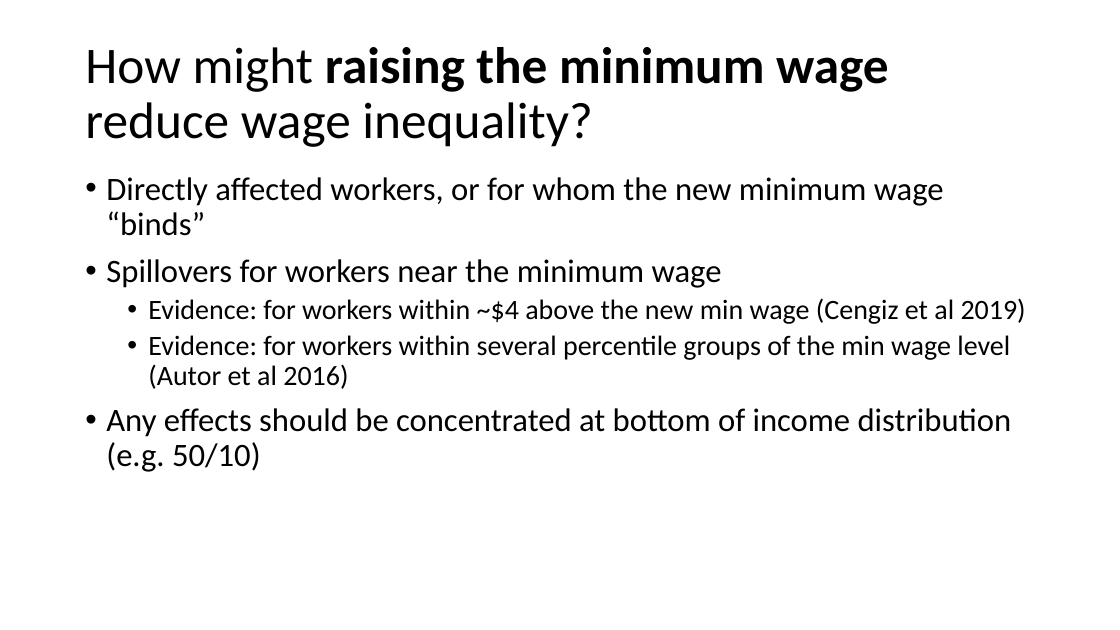
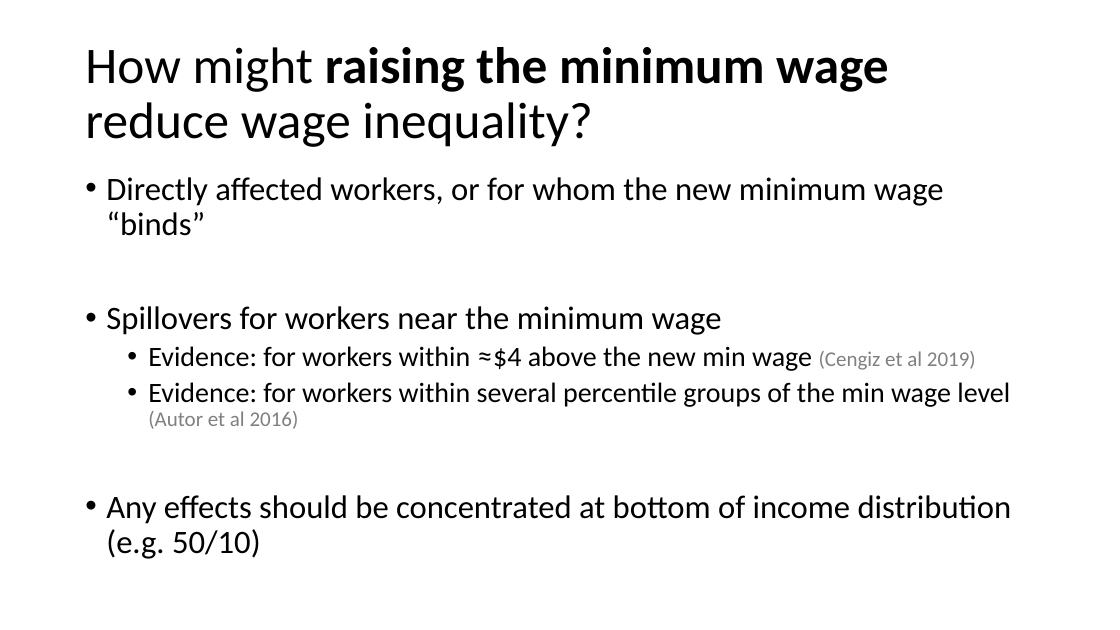
Before and after one commit to kpukelis/kpukelis-website, a slide deck: slide 50 of files/2022_API_102a_Section_03_answers_excerpt.pptx. Drawn at 1120x630 pixels with LibreOffice and Linux fonts; fonts in the diff are those of the drawing. Boxes give left, top, right and bottom in pixels: in the first picture for what was removed or moved away, otherwise in the second. Text is boxed around its words. In the diff, an @@ line names an element or a change of style, - is before the commit and + after.

```diff
--- a/files/2022_API_102a_Section_03_answers_excerpt.pptx
+++ b/files/2022_API_102a_Section_03_answers_excerpt.pptx
@@ text at <box>148,346,976,371</box>: text changed @@
-  • Evidence: for workers within ~$4 above the new min wage (Cengiz et al 2019)
+  • Evidence: for workers within ≈$4 above the new min wage (Cengiz et al 2019)
@@ text at <box>148,382,1010,429</box>: size 24 to 18 pt, text colour #000000 to #808080 in "(Autor et al 2016)" @@
```
Also in this commit, not shown: 11 other slides changed, 3 other files.
